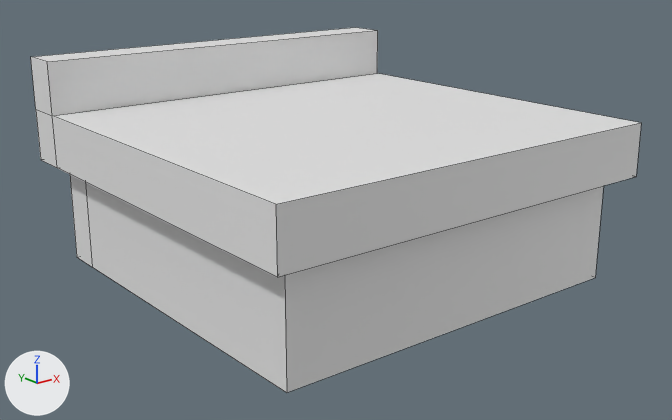
What one commit did to the Blender file assets/werkbank/werkbank.blend.
The view is the same before and after, from a 50 mm camera at (-2.64, -3.35, 0.87) aimed at (-0.01, -0.07, -0.44). The lights are fixed; the arrows at lower left show +X, +Y and +Z. Mesh edges are drawn as thin lines.
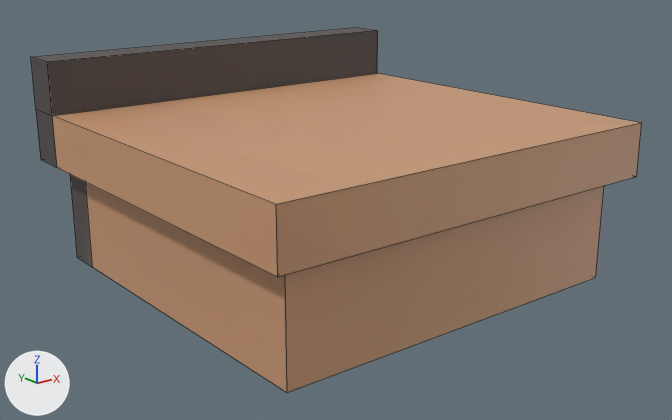
Where the change shows, as pixel boxes (x1, y1, x2, y2) in the pictures (672 x 420 px):
'Cube', recoloured (white to brown)
    both: (31, 27, 641, 393)

The change in detail:
Picture 'textured_werkbank.png' (img_textured_werkbank_png) is new.
Material 'werkbank_textured' (mat_werkbank_textured) is new.
Its texture is img_textured_werkbank_png.
me_cube_001 has 28 vertices, 26 faces and spans x -1.0..1.0, y -1.0..1.0, z -0.75..0.25.
me_cube_001 now uses material mat_werkbank_textured (picture img_textured_werkbank_png).
